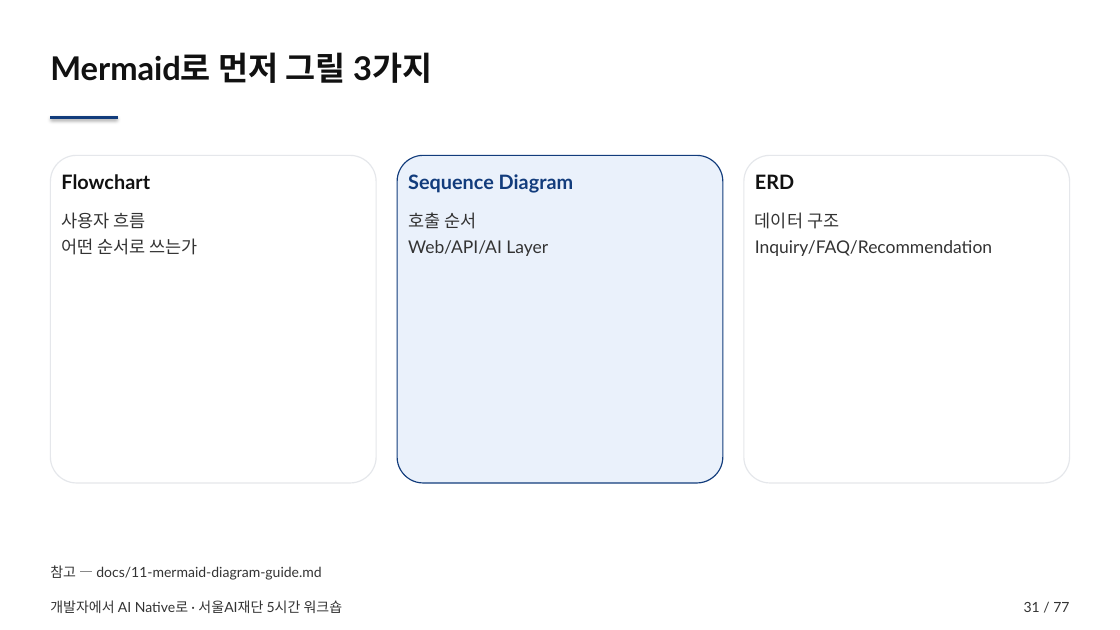
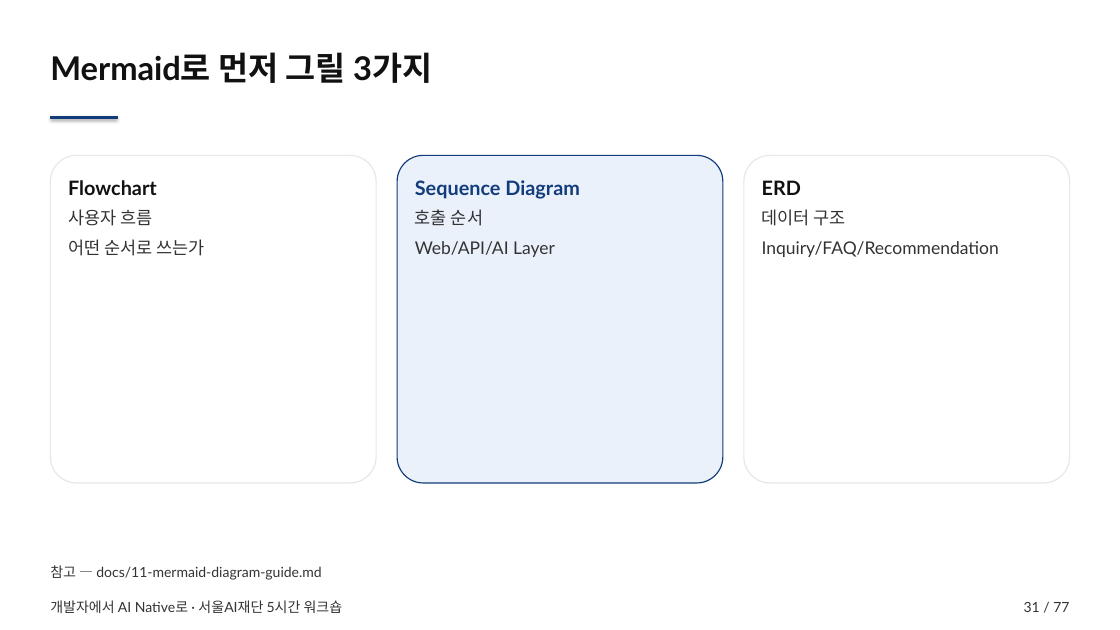
Before and after one commit to smilesjcha/seoul-ai-foundation, a slide deck: slide 31 of output/seoul-ai-foundation-workshop.pptx. Drawn at 1120x630 pixels with LibreOffice and Linux fonts; fonts in the diff are those of the drawing. Boxes give left, top, right and bottom in pixels: in the first picture for what was removed or moved away, otherwise in the second. Text is boxed around its words. In the diff, an @@ line names an element or a change of style, - is before the commit and + after.

```diff
--- a/output/seoul-ai-foundation-workshop.pptx
+++ b/output/seoul-ai-foundation-workshop.pptx
@@ rounded rectangle "Flowchart": place and size @@
-rounded rectangle "Flowchart" at box(61, 212, 198, 255)
+rounded rectangle "Flowchart" at box(50, 155, 376, 483)
@@ rounded rectangle "Flowchart" at box(50, 155, 376, 483): fill none to #FFFFFF; outline none to #E5E7EB 1 pt @@
@@ rounded rectangle removed at box(50, 155, 376, 483) @@
@@ text removed at box(61, 174, 150, 189) @@
-Flowchart
@@ rounded rectangle "Sequence Diagram": place and size @@
-rounded rectangle "Sequence Diagram" at box(408, 212, 548, 256)
+rounded rectangle "Sequence Diagram" at box(397, 155, 723, 483)
@@ rounded rectangle "Sequence Diagram" at box(397, 155, 723, 483): fill none to #EAF1FB; outline none to #123C7C 1 pt @@
@@ rounded rectangle removed at box(397, 155, 723, 483) @@
@@ text removed at box(408, 174, 574, 193) @@
-Sequence Diagram
@@ rounded rectangle "ERD" at box(744, 155, 1070, 483): fill none to #FFFFFF; outline none to #E5E7EB 1 pt @@
@@ rounded rectangle "ERD": place and size @@
-rounded rectangle "ERD" at box(755, 212, 992, 256)
+rounded rectangle "ERD" at box(744, 155, 1070, 483)
@@ rounded rectangle removed at box(744, 155, 1070, 483) @@
@@ text removed at box(755, 174, 794, 189) @@
-ERD
@@ text in rounded rectangle at box(68, 180, 157, 195): paragraph added @@
+Flowchart
@@ text in rounded rectangle at box(68, 209, 204, 256): line spacing 1.25 to 1.18; more space between paragraphs @@
@@ text in rounded rectangle at box(415, 180, 580, 199): paragraph added @@
+Sequence Diagram
@@ text in rounded rectangle at box(415, 209, 555, 257): line spacing 1.25 to 1.18; more space between paragraphs @@
@@ text in rounded rectangle at box(762, 180, 801, 195): paragraph added @@
+ERD
@@ text in rounded rectangle at box(762, 209, 999, 257): line spacing 1.25 to 1.18; more space between paragraphs @@
```
Also in this commit, not shown: 11 other slides changed, 2 other files.
